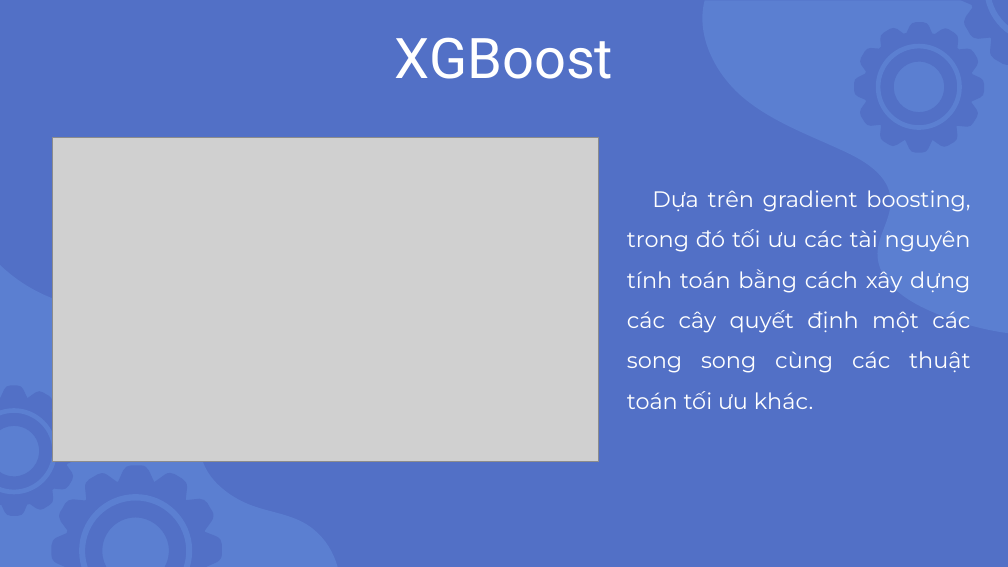
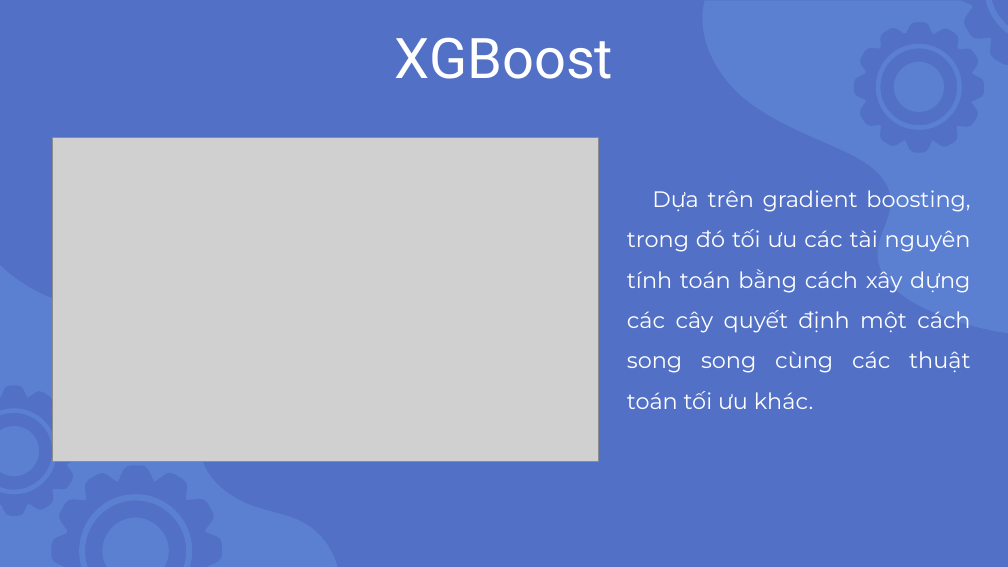
Before and after one commit to nnson0511/ARonML-DM, a slide deck: slide 17 of Slide.pptx (slide 11 before the commit). Drawn at 1008x567 pixels with LibreOffice and Linux fonts; fonts in the diff are those of the drawing; grey boxes stand for pictures. Boxes give left, top, right and bottom in pixels: in the first picture for what was removed or moved away, otherwise in the second. Text is boxed around its words. In the diff, an @@ line names an element or a change of style, - is before the commit and + after.

Commit message:
2406080851

```diff
--- a/Slide.pptx
+++ b/Slide.pptx
@@ subtitle at bbox=[627, 190, 971, 409]: text changed @@
-Dựa trên gradient boosting, trong đó tối ưu các tài nguyên tính toán bằng cách xây dựng các cây quyết định một các song song cùng các thuật toán tối ưu khác.
+Dựa trên gradient boosting, trong đó tối ưu các tài nguyên tính toán bằng cách xây dựng các cây quyết định một cách song song cùng các thuật toán tối ưu khác.
```
Also in this commit, not shown: 10 slides added, 4 slides removed.
